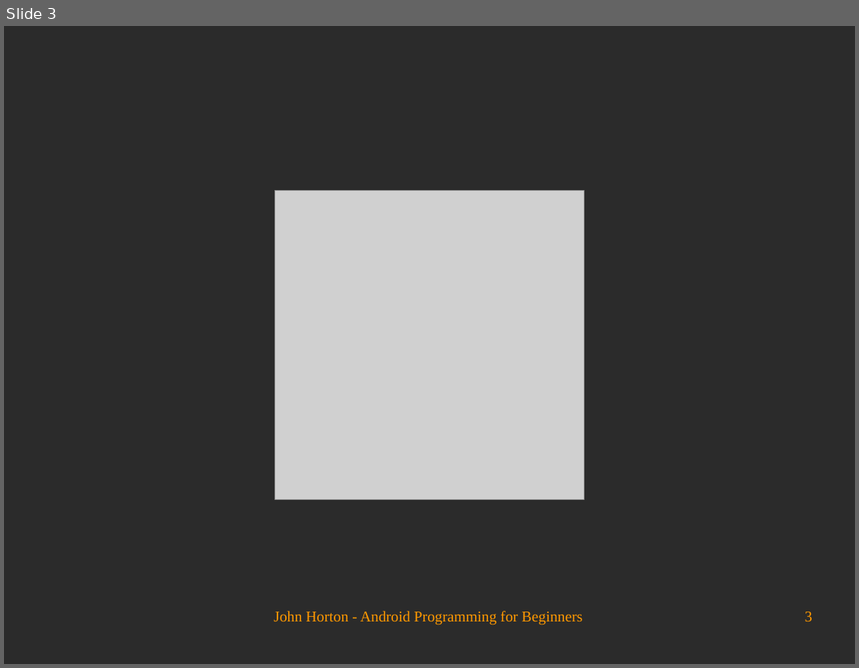
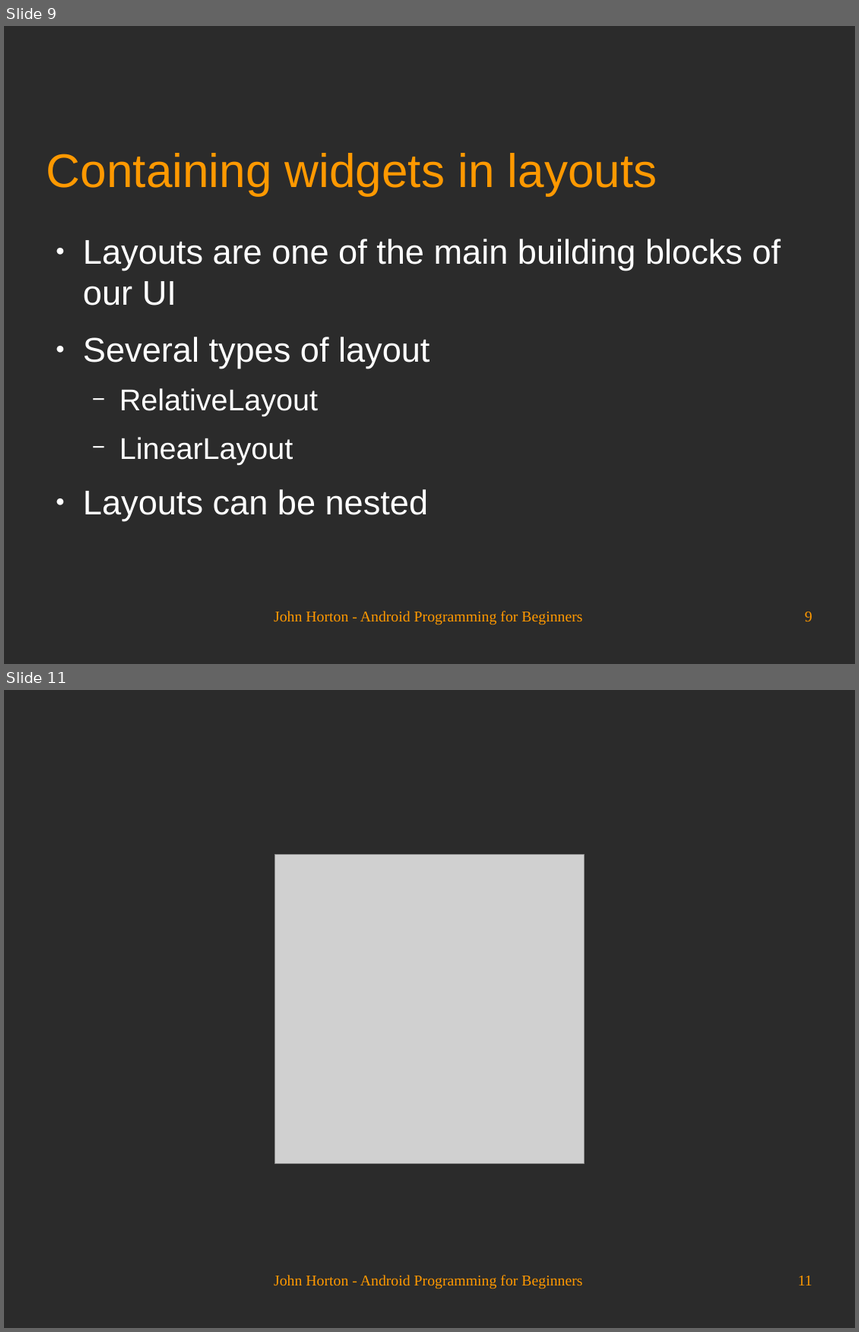
Before and after one commit to Academy-Soft-Intellect/Android-Programming-for-Beginners, a slide deck: 04_Designing_Layouts.odp. Shown one above the other, each under a label of ours: slide 3 before the commit, slides 9 and 11 after it; the slides between them are not shown. The pictures are 859x668 and 859x1332 pixels, drawn with LibreOffice and Linux fonts; fonts in the diff are those of the drawing; grey boxes stand for pictures; background and template pictures are left out; a plain dark background stands for a picture behind light text. Boxes give left, top, right and bottom in pixels: in the first picture for what was removed or moved away, otherwise in the second. Text is boxed around its words. In the diff, an @@ line names an element or a change of style, - is before the commit and + after.

```diff
--- a/04_Designing_Layouts.odp
+++ b/04_Designing_Layouts.odp
@@ slide 9 added at (x1=4, y1=26, x2=855, y2=664), background picture (left out) @@
@@ title added at (x1=47, y1=153, x2=658, y2=195), 44 pt, text #FF9900 @@
+Containing widgets in layouts
@@ text added at (x1=83, y1=239, x2=781, y2=521), 32 pt, text #FFFFFF @@
+● Layouts are one of the main building blocks of our UI
+● Several types of layout
+  − RelativeLayout
+  − LinearLayout
+● Layouts can be nested
@@ text added at (x1=274, y1=611, x2=582, y2=626), 14 pt, text #FF9900 @@
+John Horton - Android Programming for Beginners
@@ page number added at (x1=805, y1=612, x2=813, y2=622), 14 pt, text #FF9900 @@
+9
@@ what was slide 3 is now slide 11 @@
@@ page number at (x1=798, y1=1276, x2=813, y2=1286): text changed @@
-3
+11
```
Also in this commit, not shown: 2 slides changed, 7 other slides added.
